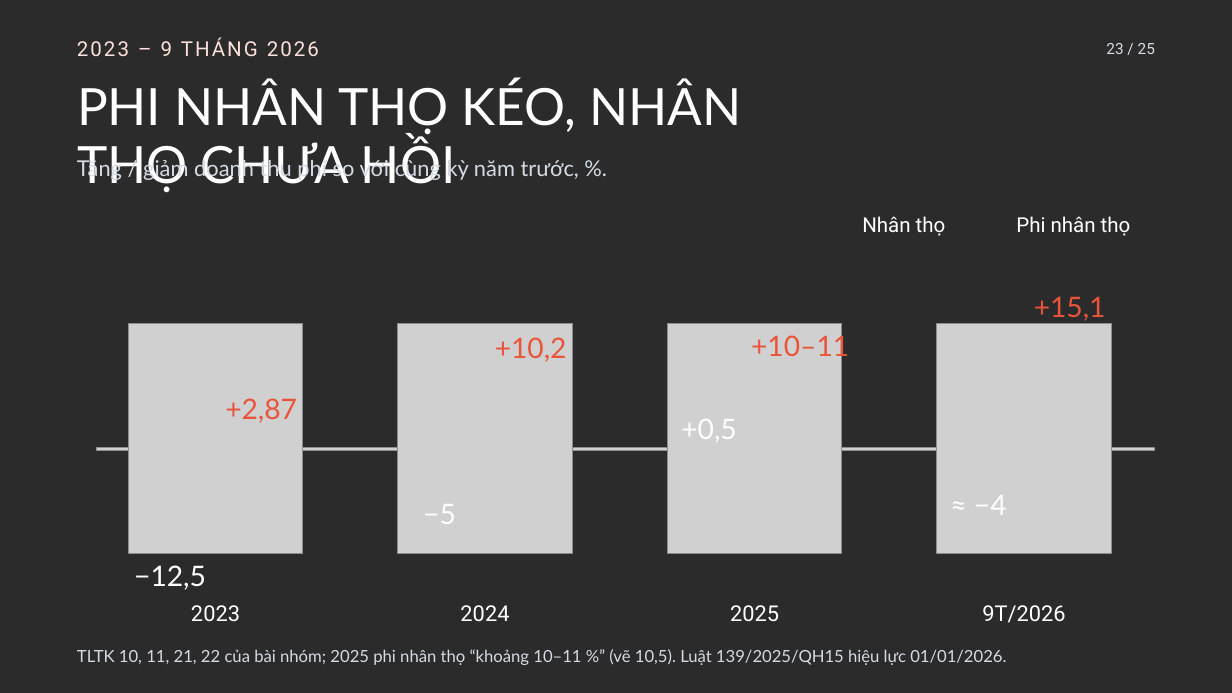
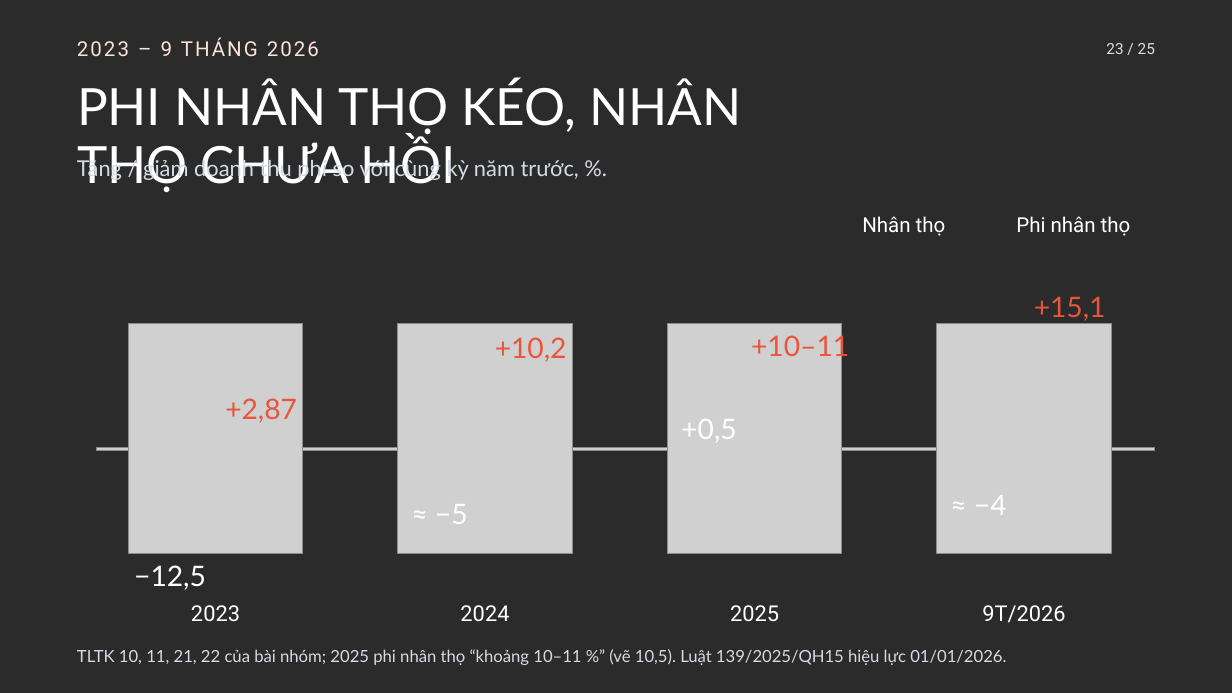
Before and after one commit to tranquanghaofake-dotcom/Law, a slide deck: slide 23 of docs/bai/hd-bao-hiem-an-gia/hd-bao-hiem-an-gia.pptx. Drawn at 1232x693 pixels with LibreOffice and Linux fonts; fonts in the diff are those of the drawing; grey boxes stand for pictures; background and template pictures are left out; a plain dark background stands for a picture behind light text. Boxes give left, top, right and bottom in pixels: in the first picture for what was removed or moved away, otherwise in the second. Text is boxed around its words. In the diff, an @@ line names an element or a change of style, - is before the commit and + after.

```diff
--- a/docs/bai/hd-bao-hiem-an-gia/hd-bao-hiem-an-gia.pptx
+++ b/docs/bai/hd-bao-hiem-an-gia/hd-bao-hiem-an-gia.pptx
@@ text at (435, 504, 468, 524): text changed @@
-−5
+≈ −5
```
Also in this commit, not shown: 3 other slides changed, 3 other files.
